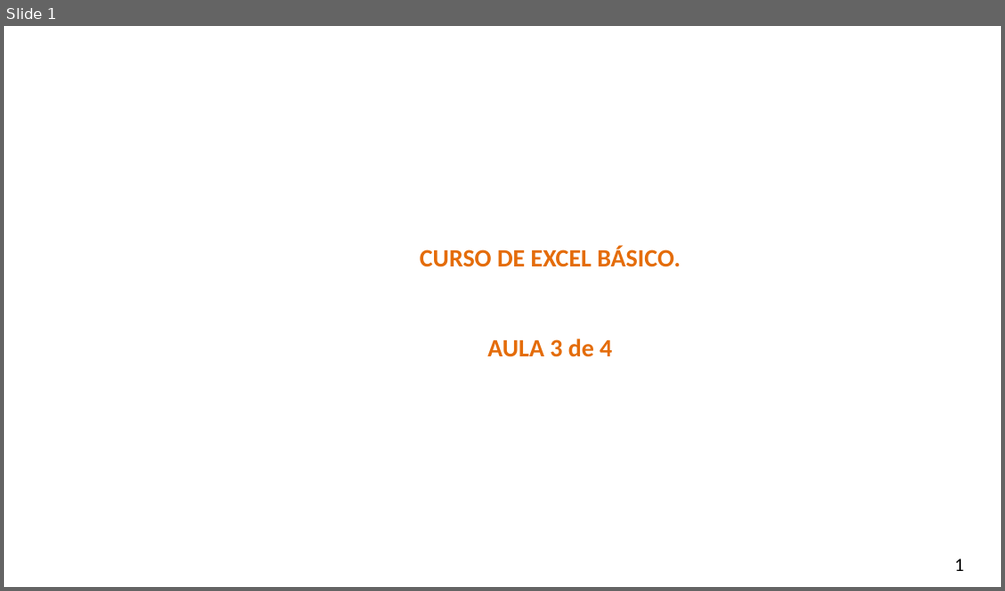
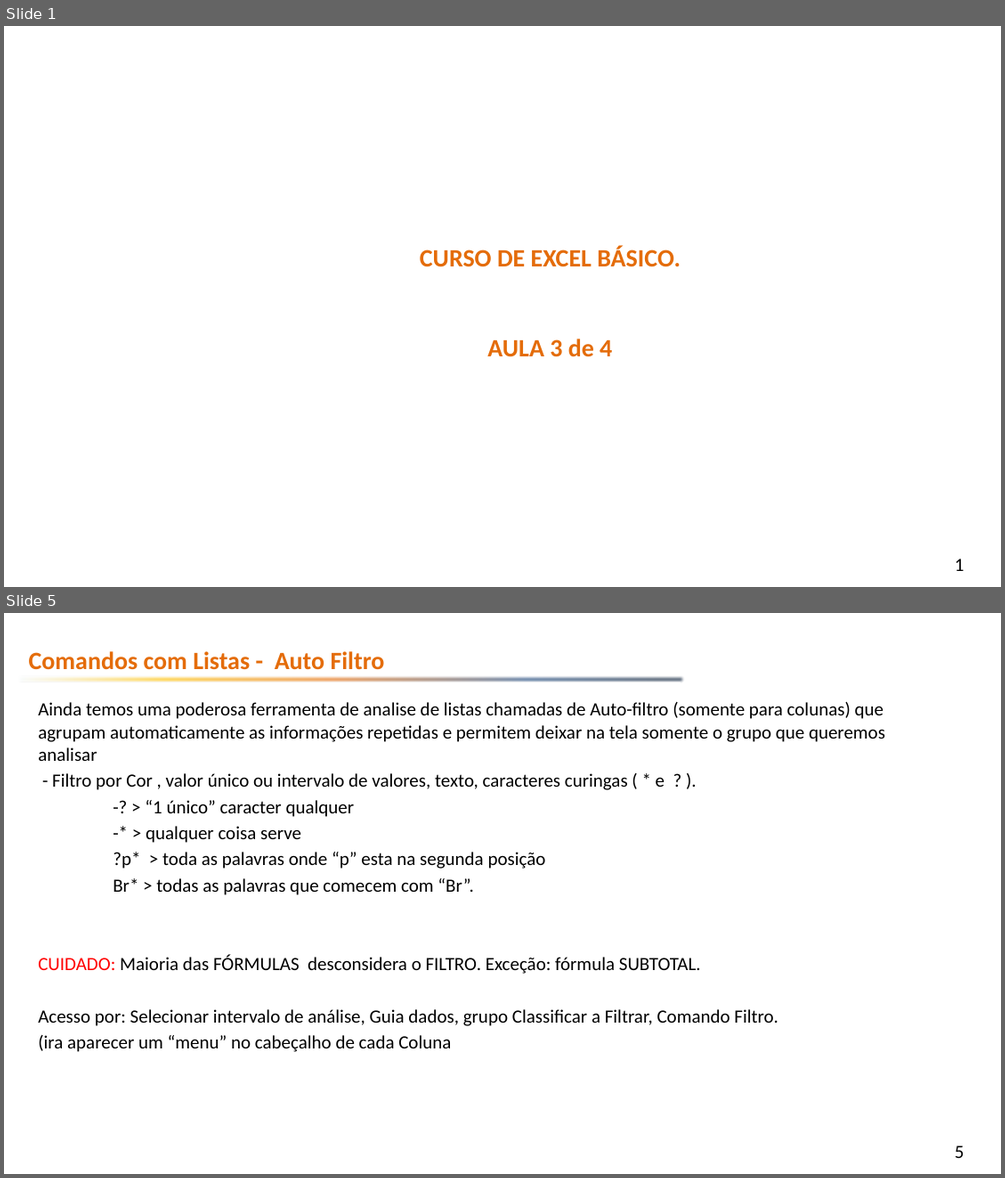
Before and after one commit to smart-planning/Excel_Basico, a slide deck: Aula3/Atividades.pptx. Shown one above the other, each under a label of ours: slide 1 before the commit, slides 1 and 5 after it; the slides between them are not shown. The pictures are 1005x591 and 1005x1178 pixels, drawn with LibreOffice and Linux fonts; fonts in the diff are those of the drawing; background and template pictures are left out. Boxes give left, top, right and bottom in pixels: in the first picture for what was removed or moved away, otherwise in the second. Text is boxed around its words. In the diff, an @@ line names an element or a change of style, - is before the commit and + after.

```diff
--- a/Aula3/Atividades.pptx
+++ b/Aula3/Atividades.pptx
@@ slide 5 added at (4, 613, 1001, 1174), background picture (left out); not listed: 1 template element that a slide beside it also shows @@
@@ text added at (29, 651, 385, 670), 24 pt, text #E46C0A, bold @@
+Comandos com Listas - Auto Filtro
@@ right arrow added at (18, 674, 685, 685), fill gradient #F6FBFC to #FFC000 to #E46C0A to #1F497D to #0F243E @@
@@ text added at (38, 702, 885, 1052), 18 pt, text #000000 @@
+Ainda temos uma poderosa ferramenta de analise de listas chamadas de Auto-filtro (somente para colunas) que agrupam automaticamente as informações repetidas e permitem deixar na tela somente o grupo que queremos analisar
+- Filtro por Cor , valor único ou intervalo de valores, texto, caracteres curingas ( * e ? ).
+-? > “1 único” caracter qualquer
+-* > qualquer coisa serve
+?p* > toda as palavras onde “p” esta na segunda posição
+Br* > todas as palavras que comecem com “Br”.
+CUIDADO: Maioria das FÓRMULAS desconsidera o FILTRO. Exceção: fórmula SUBTOTAL.
+Acesso por: Selecionar intervalo de análise, Guia dados, grupo Classificar a Filtrar, Comando Filtro.
+(ira aparecer um “menu” no cabeçalho de cada Coluna
```
Also in this commit, not shown: 7 other slides added, 4 slides removed, 4 other files.
